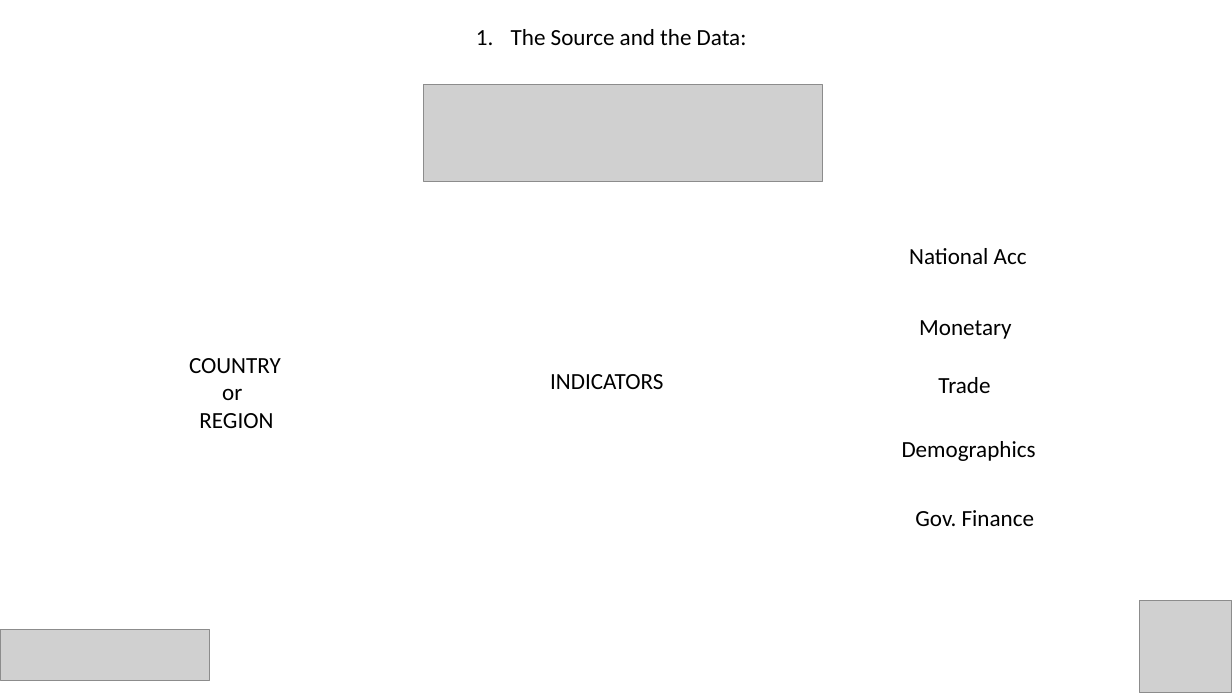
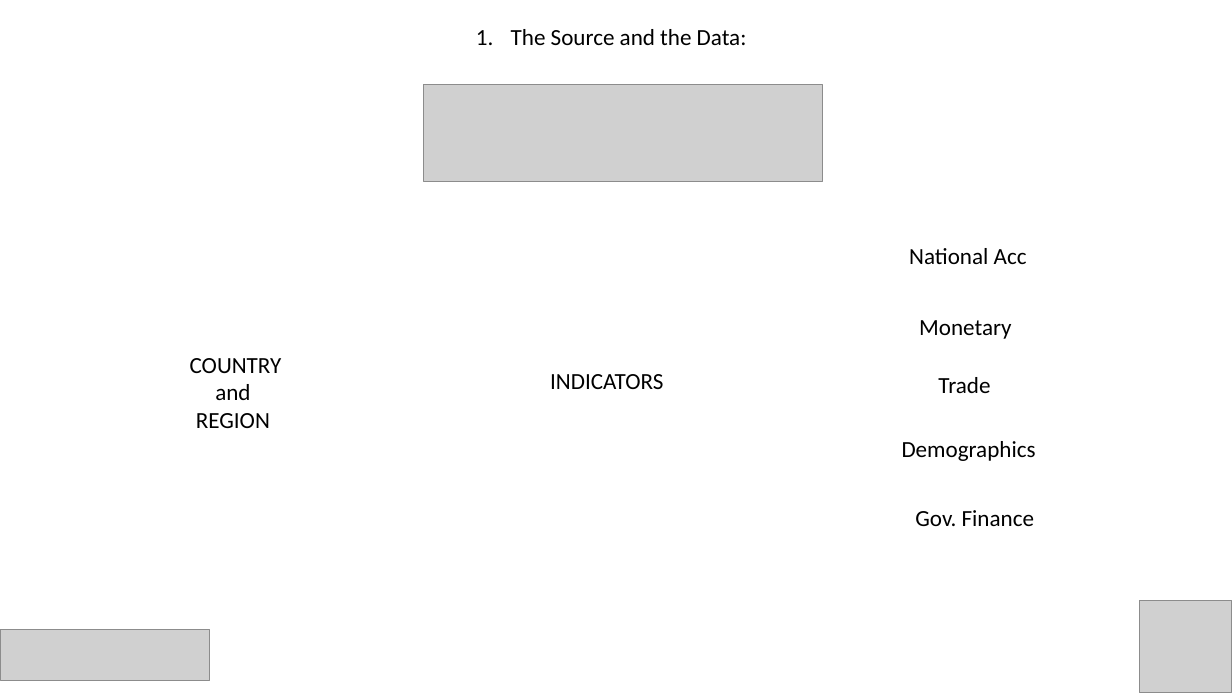
Before and after one commit to chrislacarte/Country-GDP-and-Debt-predictor-ML-, a slide deck: slide 2 of gdp_presentation.pptx. Drawn at 1232x693 pixels with LibreOffice and Linux fonts; fonts in the diff are those of the drawing; grey boxes stand for pictures. Boxes give left, top, right and bottom in pixels: in the first picture for what was removed or moved away, otherwise in the second. Text is boxed around its words. In the diff, an @@ line names an element or a change of style, - is before the commit and + after.

```diff
--- a/gdp_presentation.pptx
+++ b/gdp_presentation.pptx
@@ text at (190, 358, 282, 428): alignment left to centre @@
@@ text at (215, 384, 250, 400): text changed @@
-or
+and
```
Also in this commit, not shown: 1 other slide changed, 4 other files.
